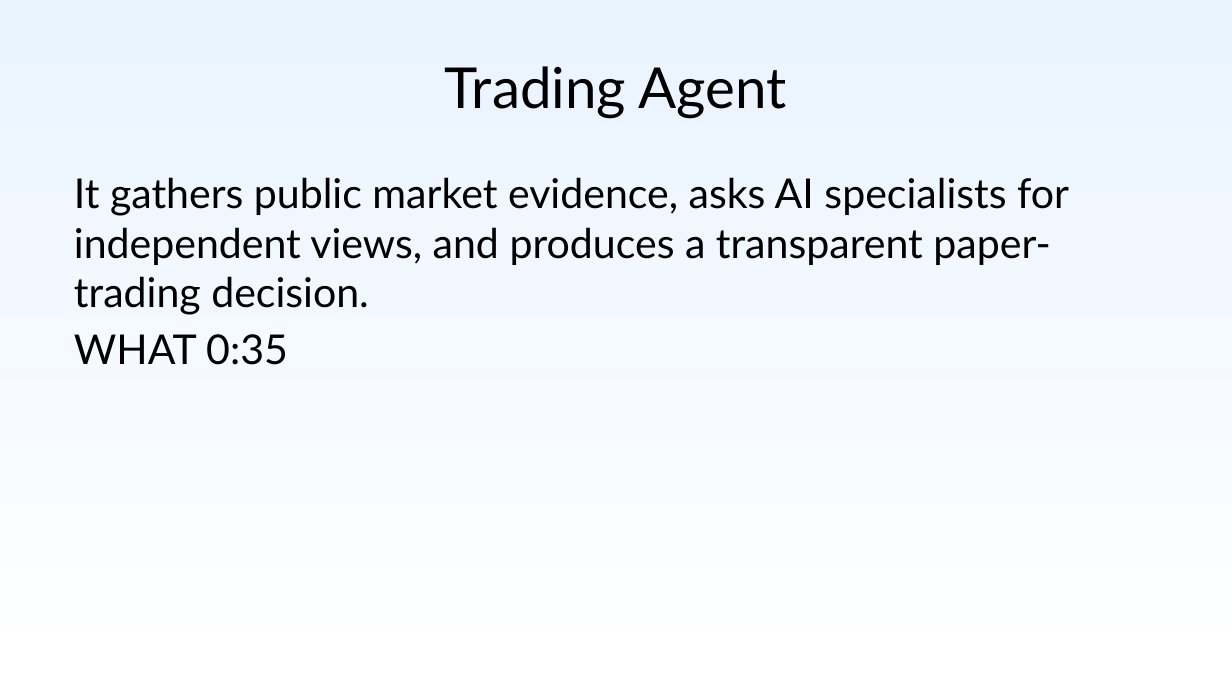
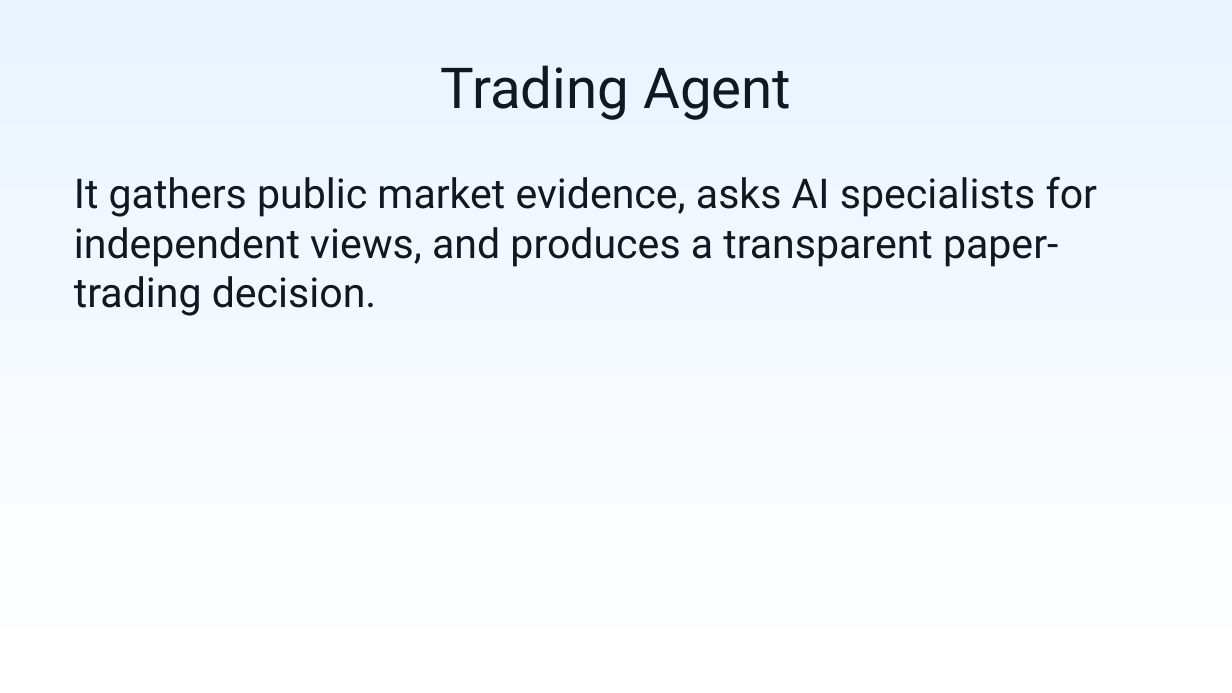
Before and after one commit to jere67/parallax, a slide deck: slide 3 of docs/presentation/trading-agent-mvp-pitch.pptx. Drawn at 1232x693 pixels with LibreOffice and Linux fonts; fonts in the diff are those of the drawing. Boxes give left, top, right and bottom in pixels: in the first picture for what was removed or moved away, otherwise in the second. Text is boxed around its words. In the diff, an @@ line names an element or a change of style, - is before the commit and + after.

Commit message:
clean-up timestamps and WHAT / WHY

```diff
--- a/docs/presentation/trading-agent-mvp-pitch.pptx
+++ b/docs/presentation/trading-agent-mvp-pitch.pptx
@@ title "Trading Agent" at bbox=[441, 65, 791, 120]: font Lato to Roboto @@
@@ text "It gathers public market evidence, ..." at bbox=[74, 176, 1098, 316]: font Lato to Roboto; less space between paragraphs @@
@@ text at bbox=[74, 334, 288, 365]: paragraph removed @@
-WHAT 0:35
```
Also in this commit, not shown: 7 other slides changed.
